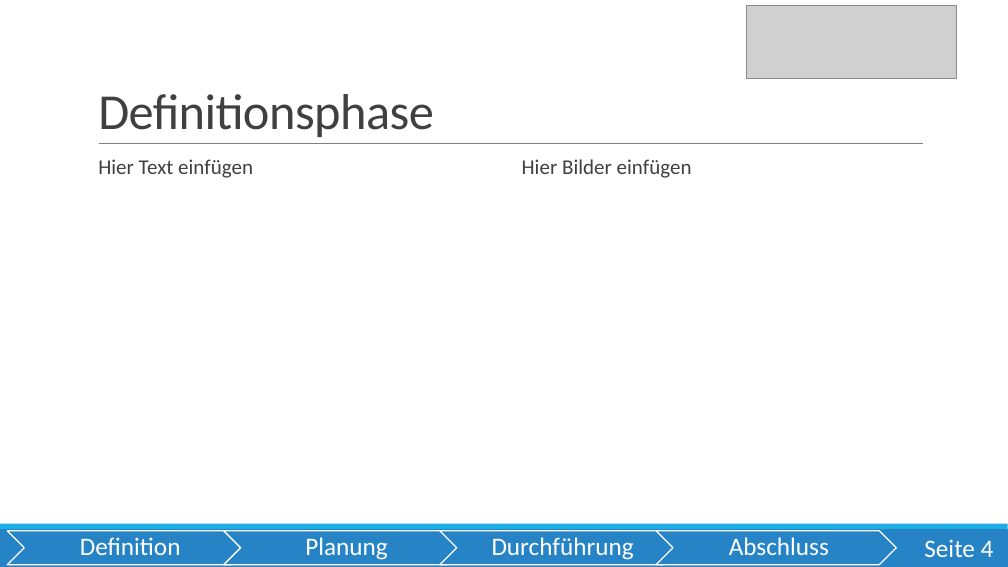
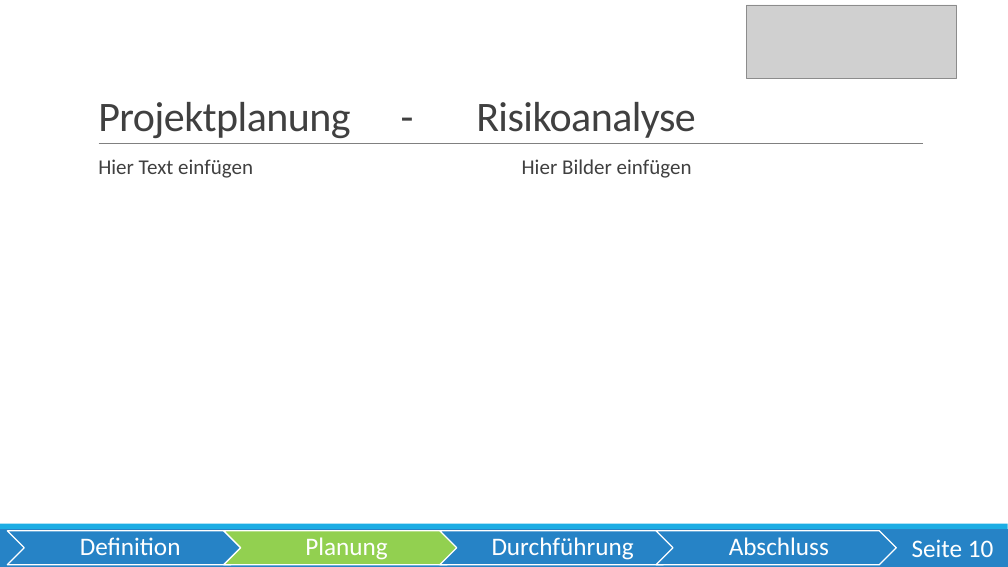
Before and after one commit to OberstufenprojektVOIP/OSP_VOIP, a slide deck: slide 10 of Pr-sentation/Präsentation VoIP Echt.pptx (slide 4 before the commit). Drawn at 1008x567 pixels with LibreOffice and Linux fonts; fonts in the diff are those of the drawing; grey boxes stand for pictures. Boxes give left, top, right and bottom in pixels: in the first picture for what was removed or moved away, otherwise in the second. Text is boxed around its words. In the diff, an @@ line names an element or a change of style, - is before the commit and + after.

```diff
--- a/Pr-sentation/Präsentation VoIP Echt.pptx
+++ b/Pr-sentation/Präsentation VoIP Echt.pptx
@@ title at [98, 102, 696, 138]: text changed; size 48 to 40 pt @@
-Definitionsphase
+Projektplanung - Risikoanalyse
@@ chevron at [224, 531, 464, 565]: fill #2683C6 to #92D050 @@
@@ page number at [912, 539, 994, 557]: text changed @@
-Seite 4
+Seite 10
```
Also in this commit, not shown: 7 other slides changed, 10 slides added, 1 slide removed.
